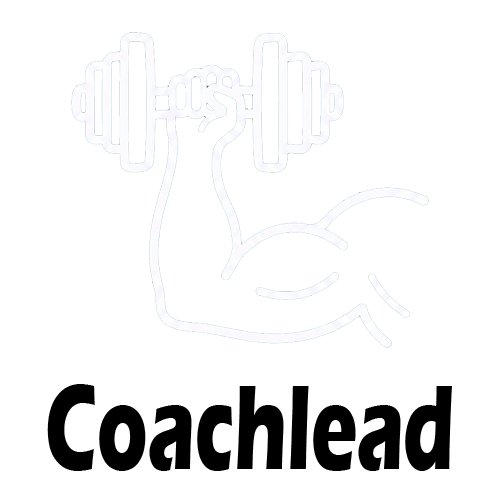
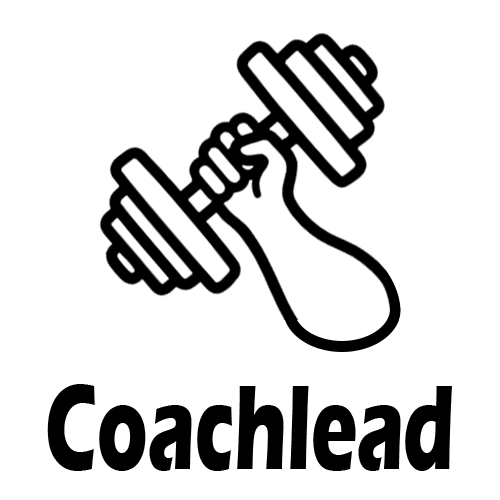
Comparing the layer stacks of the two 500 × 500 images. Changes:
painted on "圖層 9" over bbox(71, 32, 429, 352)